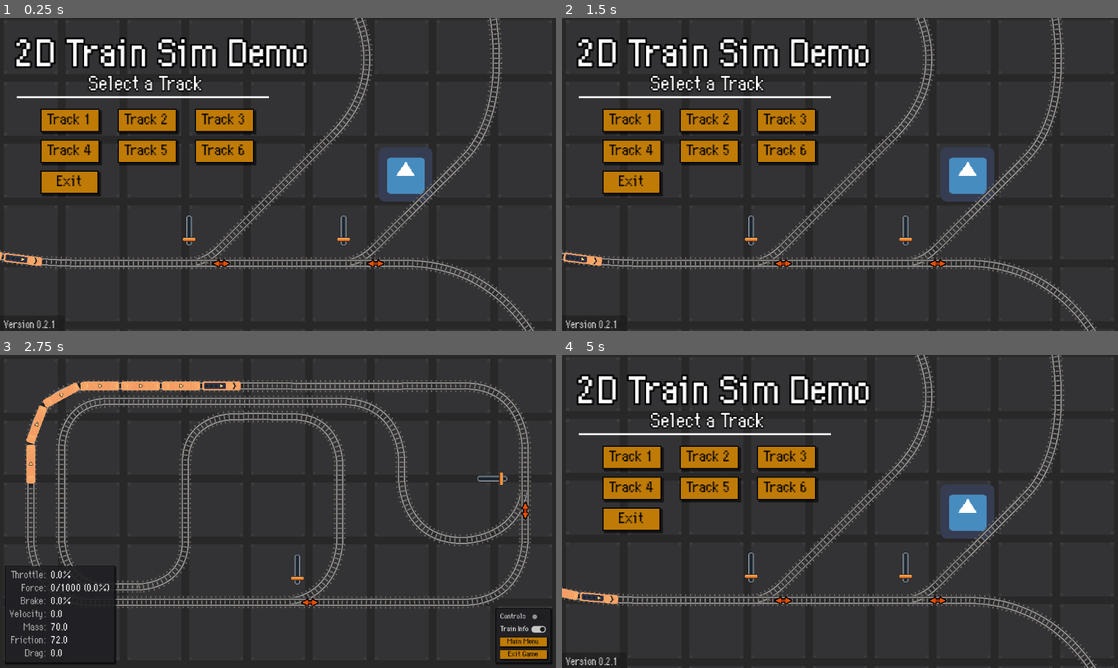
Above: before the commit, frames 1-4 (two rows, left to right).
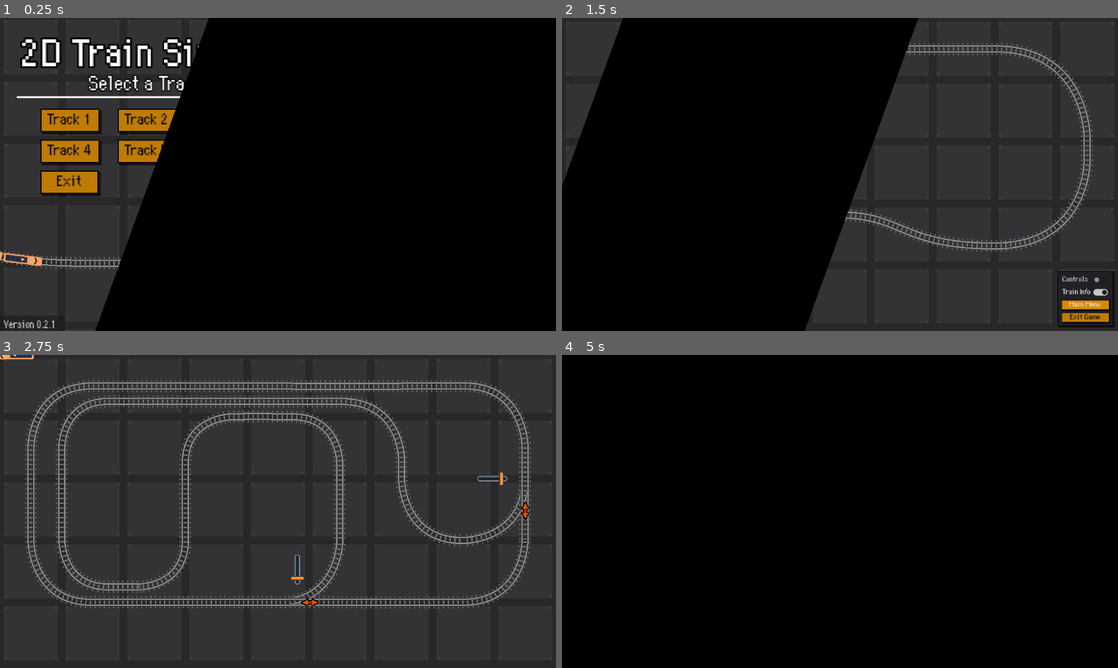
Above: after the commit, the same moments.

Repository: moonbench/simple-godot-train
Game: Godot game, scene res://Demo/Scenes/Game.tscn
Same seed, same stepped clock (60 frames per second), same inputs: the game is played once before the commit and once after it. The engine's default icon, where the game draws it, is replaced by a stand-in: a white triangle on a blue panel in a dark square.
Inputs (mouse positions are in pixels of both pictures, inside the frame that each line leads up to):
- Up to frame 1 (0.25 s): no input
- Up to frame 2 (1.5 s): click "Track 1" at 0.5 s; click "Main Menu" at 1.25 s
- Up to frame 3 (2.75 s): click "Track 2" at 2 s
- Up to frame 4 (5 s): click (1084, 642) at 2.75 s, where only the run before the commit has a clickable "Main Menu"; click (784, 458) at 3.5 s, where only the run before the commit has a clickable "Track 3"; click "Main Menu" at 4.25 s

The runs differ from the first frame. In frame 1, 74% of the frame differs, in the area x 2-100%, y 0-100%; in frame 2, 55%; in frame 3, 3.7%; in frame 4, 97%, in the area x 0-100%, y 0-100%.

Commit message:
Add a transition effect when switching between scenes

Diff:
--- a/Demo/Scenes/Game.tscn
+++ b/Demo/Scenes/Game.tscn
@@ -272,6 +272,20 @@
 text = "Select a Track"
 horizontal_alignment = 1
 
+[node name="Label2" type="Label" parent="CanvasLayer"]
+offset_left = 17.2773
+offset_top = 20.5315
+offset_right = 334.277
+offset_bottom = 58.5315
+scale = Vector2(0.962034, 0.962034)
+pivot_offset = Vector2(139, 14)
+theme = ExtResource("6")
+theme_override_colors/font_outline_color = Color(0, 0, 0, 1)
+theme_override_constants/outline_size = 8
+theme_override_fonts/font = SubResource("14")
+theme_override_font_sizes/font_size = 32
+text = "2D Train Sim Demo"
+
 [node name="Line2D" type="Line2D" parent="CanvasLayer"]
 position = Vector2(87.072, 43.6001)
 scale = Vector2(1.088, 0.399999)
@@ -342,20 +356,6 @@
 offset_right = 88.0
 offset_bottom = 148.0
 text = "Exit"
-
-[node name="Label2" type="Label" parent="CanvasLayer"]
-offset_left = 12.0
-offset_top = 20.0
-offset_right = 329.0
-offset_bottom = 58.0
-scale = Vector2(0.962034, 0.962034)
-pivot_offset = Vector2(139, 14)
-theme = ExtResource("6")
-theme_override_colors/font_outline_color = Color(0, 0, 0, 1)
-theme_override_constants/outline_size = 8
-theme_override_fonts/font = SubResource("14")
-theme_override_font_sizes/font_size = 32
-text = "2D Train Sim Demo"
 
 [node name="Version" type="Button" parent="CanvasLayer"]
 offset_left = -4.0
--- a/Demo/Scenes/ui_controller.tscn
+++ b/Demo/Scenes/ui_controller.tscn
@@ -1,8 +1,22 @@
-[gd_scene load_steps=3 format=3 uid="uid://ck0tibxotfhn6"]
+[gd_scene load_steps=4 format=3 uid="uid://ck0tibxotfhn6"]
 
 [ext_resource type="Script" path="res://Demo/Scripts/UIController.gd" id="1_uqvbd"]
 [ext_resource type="PackedScene" uid="uid://br23x6bcucuuh" path="res://Demo/Scenes/driving_ui.tscn" id="2_553nm"]
+[ext_resource type="Script" path="res://Demo/Scripts/transitions_layer.gd" id="3_orwkx"]
 
 [node name="UIController" type="Node2D"]
 script = ExtResource("1_uqvbd")
 driving_ui_source = ExtResource("2_553nm")
+
+[node name="TransitionsLayer" type="CanvasLayer" parent="."]
+layer = 10
+script = ExtResource("3_orwkx")
+
+[node name="Node2D" type="Node2D" parent="TransitionsLayer"]
+skew = 0.349066
+
+[node name="ColorRect" type="ColorRect" parent="TransitionsLayer/Node2D"]
+offset_left = -100.0
+offset_top = -64.0
+offset_bottom = 1136.0
+color = Color(0, 0, 0, 1)
--- a/Demo/Scripts/Game.gd
+++ b/Demo/Scripts/Game.gd
@@ -9,6 +9,7 @@
 func _ready() -> void:
 	_setup_train.call_deferred()
 	UI.remove_driving_ui()
+	UI.transitions.swipe_off()
 
 func _setup_train():
 	engine.add_to_track($Tracks/Track, 200)
--- a/Demo/Scripts/UIController.gd
+++ b/Demo/Scripts/UIController.gd
@@ -3,6 +3,7 @@
 @export var driving_ui_source : PackedScene
 
 var driving_ui : CanvasLayer
+@onready var transitions := $TransitionsLayer
 
 func add_driving_ui():
 	remove_driving_ui()
--- a/Demo/Scripts/game_controller.gd
+++ b/Demo/Scripts/game_controller.gd
@@ -5,4 +5,8 @@
 	get_tree().quit.call_deferred()
 
 func switch_to_scene(new_scene_path: String):
-	get_tree().change_scene_to_packed(load(new_scene_path))
+	UI.transitions.swipe_on()
+
+	var delay = create_tween()
+	delay.tween_callback(func(): get_tree().change_scene_to_packed(load(new_scene_path))).set_delay(0.6)
+	delay.tween_callback(UI.transitions.swipe_off).set_delay(0.2)
--- /dev/null
+++ b/Demo/Scripts/transitions_layer.gd
@@ -0,0 +1,20 @@
+extends CanvasLayer
+
+@onready var node = $Node2D
+@onready var rect = $Node2D/ColorRect
+
+func swipe_on():
+	node.position = Vector2(-200, -64)
+	rect.size = Vector2(1, 1000)
+
+	var tween = create_tween()
+	tween.tween_property(rect, "size", Vector2(2000, 1000), 0.6)
+	tween.set_ease(Tween.EASE_OUT)
+
+func swipe_off():
+	node.position = Vector2(-100, -64)
+	rect.size = Vector2(2000, 1000)
+
+	var tween = create_tween()
+	tween.tween_property(node, "position", Vector2(2000, -64), 0.8)
+	tween.set_ease(Tween.EASE_IN)
--- a/project.godot
+++ b/project.godot
@@ -24,7 +24,6 @@
 
 [display]
 
-window/size/mode=3
 window/stretch/mode="viewport"
 
 [file_customization]
